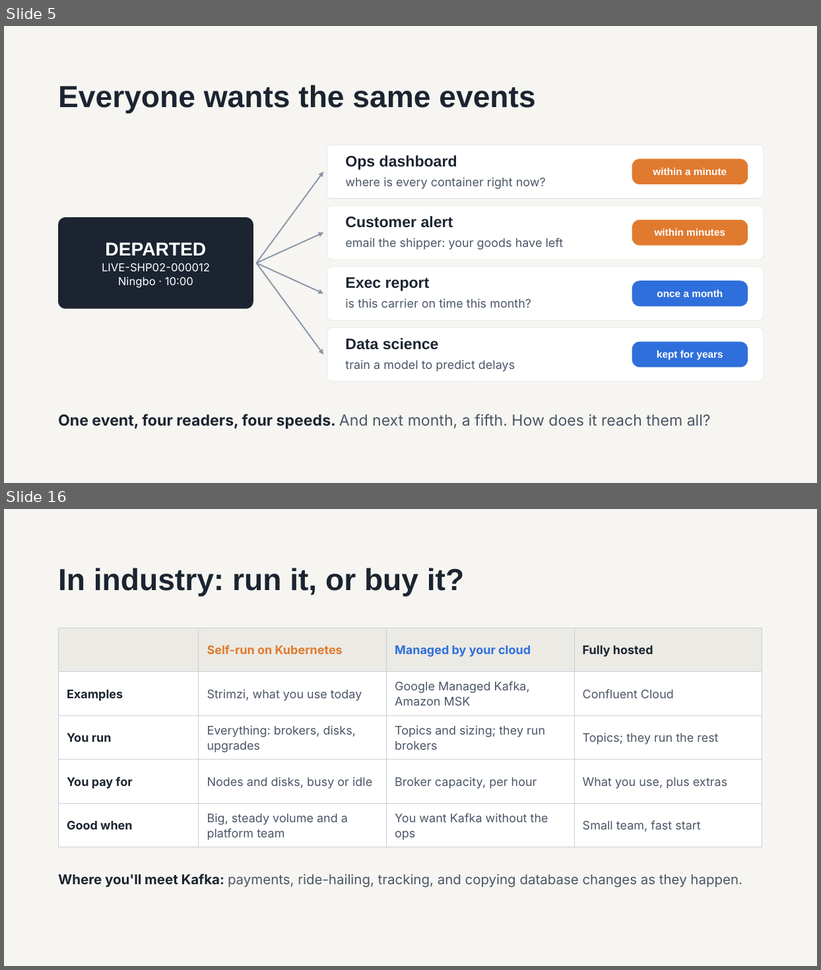
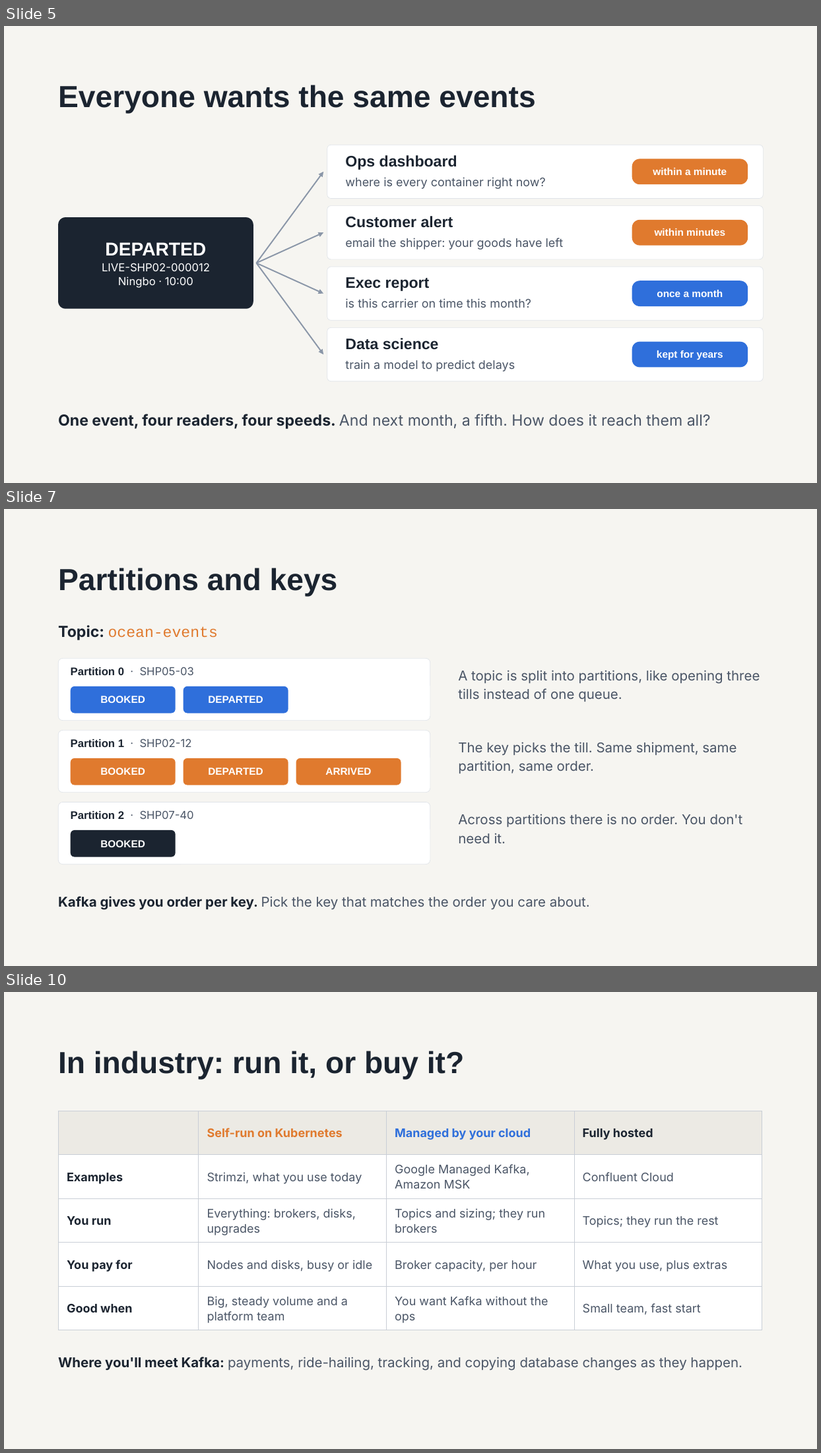
Before and after one commit to 1768SAIKUMAR/cloud-computing-srh, a slide deck: sessions/05-kafka-on-gke/slides/session-05-kafka-on-gke.pptx. Shown one above the other, each under a label of ours: slides 5 and 16 before the commit, slides 5, 7 and 10 after it; the slides between them are not shown. The pictures are 821x970 and 821x1453 pixels, drawn with LibreOffice and Linux fonts; fonts in the diff are those of the drawing. Boxes give left, top, right and bottom in pixels: in the first picture for what was removed or moved away, otherwise in the second. Text is boxed around its words. In the diff, an @@ line names an element or a change of style, - is before the commit and + after.

```diff
--- a/sessions/05-kafka-on-gke/slides/session-05-kafka-on-gke.pptx
+++ b/sessions/05-kafka-on-gke/slides/session-05-kafka-on-gke.pptx
@@ slide 7 added at (x1=4, y1=509, x2=817, y2=966), background #F6F5F1 @@
@@ title added at (x1=58, y1=568, x2=338, y2=597), 36 pt, text #1B2430, bold @@
+Partitions and keys
@@ text added at (x1=58, y1=625, x2=218, y2=640), 18 pt, text #E07A2E @@
+Topic: ocean-events
@@ rounded rectangle added at (x1=58, y1=658, x2=430, y2=721), fill #FFFFFF, outline #DFE3E8 0.5 pt @@
@@ text added at (x1=71, y1=667, x2=194, y2=675), 13 pt, text #1B2430, bold @@
+Partition 0 · SHP05-03
@@ rounded rectangle added at (x1=71, y1=687, x2=176, y2=714), fill #2F6FDB, 12 pt, text #FFFFFF, bold @@
+BOOKED
@@ rounded rectangle added at (x1=184, y1=687, x2=288, y2=714), fill #2F6FDB, 12 pt, text #FFFFFF, bold @@
+DEPARTED
@@ text added at (x1=458, y1=670, x2=760, y2=702), 16 pt, text #4A5566 @@
+A topic is split into partitions, like opening three tills instead of one queue.
@@ rounded rectangle added at (x1=58, y1=730, x2=430, y2=793), fill #FFFFFF, outline #DFE3E8 0.5 pt @@
@@ text added at (x1=71, y1=739, x2=192, y2=747), 13 pt, text #1B2430, bold @@
+Partition 1 · SHP02-12
@@ text added at (x1=458, y1=742, x2=737, y2=774), 16 pt, text #4A5566 @@
+The key picks the till. Same shipment, same partition, same order.
@@ rounded rectangle added at (x1=71, y1=758, x2=176, y2=786), fill #E07A2E, 12 pt, text #FFFFFF, bold @@
+BOOKED
@@ rounded rectangle added at (x1=184, y1=758, x2=288, y2=786), fill #E07A2E, 12 pt, text #FFFFFF, bold @@
+DEPARTED
@@ rounded rectangle added at (x1=296, y1=758, x2=401, y2=786), fill #E07A2E, 12 pt, text #FFFFFF, bold @@
+ARRIVED
@@ rounded rectangle added at (x1=58, y1=803, x2=430, y2=865), fill #FFFFFF, outline #DFE3E8 0.5 pt @@
@@ text added at (x1=71, y1=811, x2=194, y2=819), 13 pt, text #1B2430, bold @@
+Partition 2 · SHP07-40
@@ text added at (x1=458, y1=814, x2=743, y2=844), 16 pt, text #4A5566 @@
+Across partitions there is no order. You don't need it.
@@ rounded rectangle added at (x1=71, y1=830, x2=176, y2=857), fill #1B2430, 12 pt, text #FFFFFF, bold @@
+BOOKED
@@ text added at (x1=58, y1=896, x2=590, y2=910), 16 pt, text #4A5566 @@
+Kafka gives you order per key. Pick the key that matches the order you care about.
@@ what was slide 16 is now slide 10 @@
```
Also in this commit, not shown: 3 slides changed, 1 other slide added, 8 slides removed.
